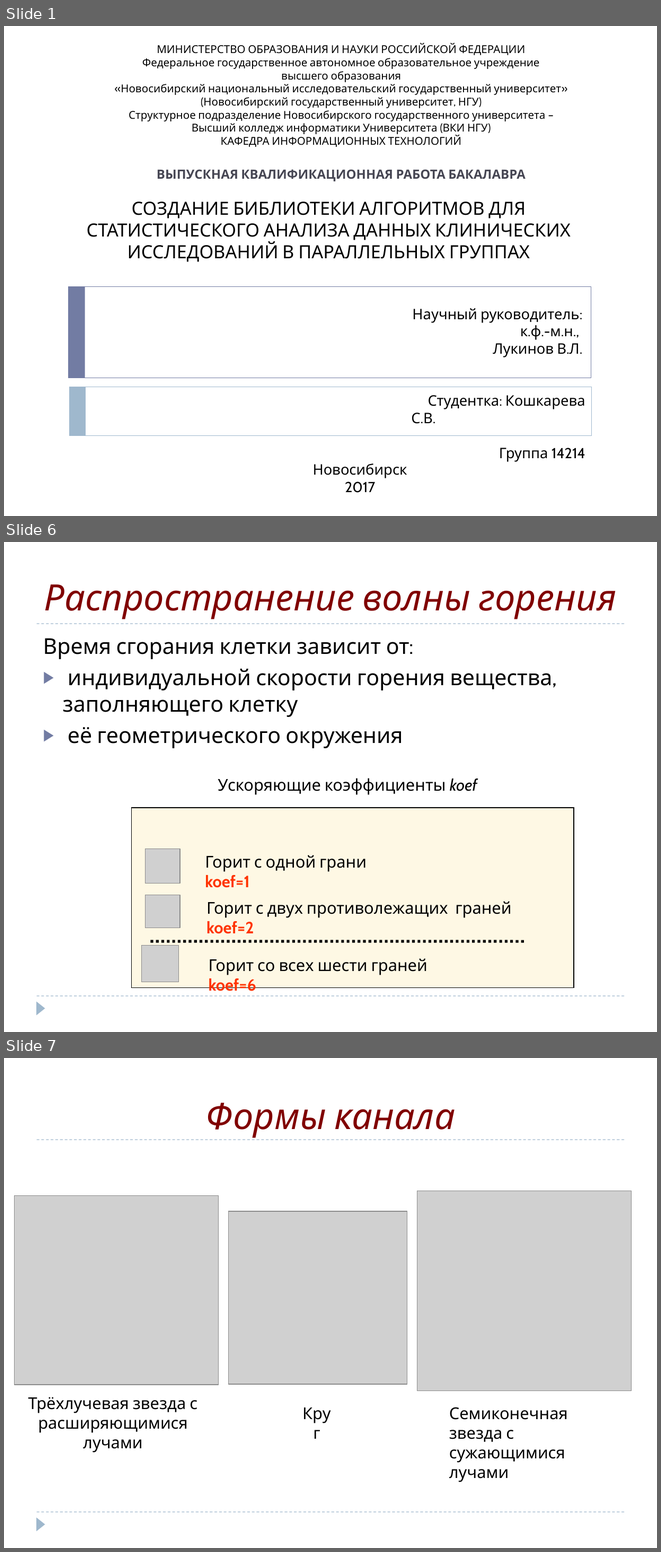
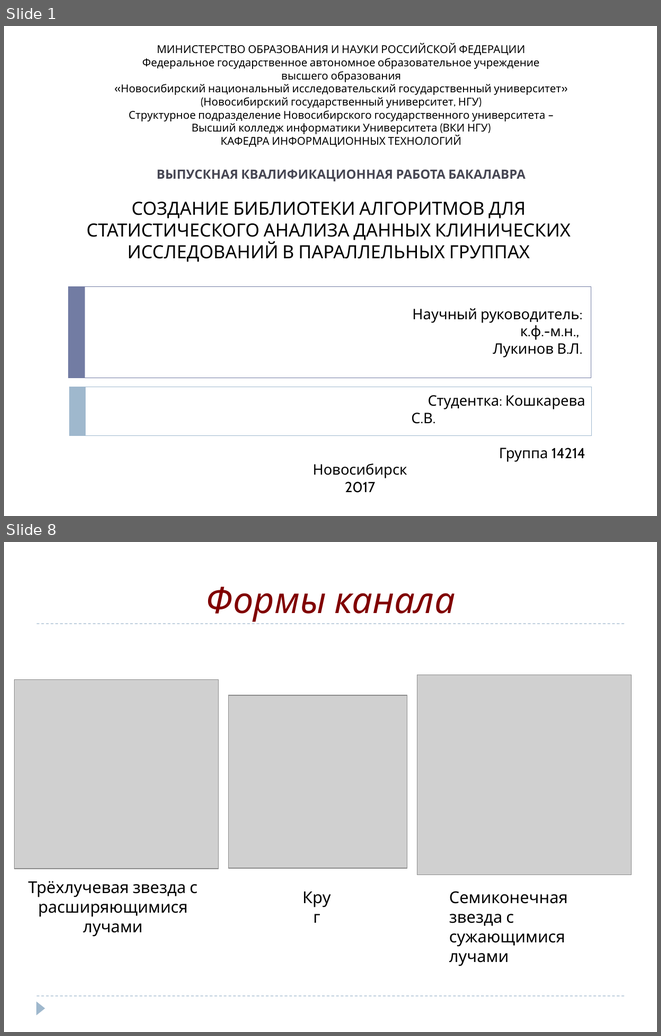
Before and after one commit to SophieKoshkareva/Article, a slide deck: Diploma_Koshkareva.pptx. Shown one above the other, each under a label of ours: slides 1, 6 and 7 before the commit, slides 1 and 8 after it; the slides between them are not shown. The pictures are 661x1552 and 661x1036 pixels, drawn with LibreOffice and Linux fonts; fonts in the diff are those of the drawing; grey boxes stand for pictures. Boxes give left, top, right and bottom in pixels: in the first picture for what was removed or moved away, otherwise in the second. Text is boxed around its words. In the diff, an @@ line names an element or a change of style, - is before the commit and + after.

```diff
--- a/Diploma_Koshkareva.pptx
+++ b/Diploma_Koshkareva.pptx
@@ slide 6 removed at <box>4,542,657,1032</box>, background #FFFFFF; not listed: 3 template elements that a slide beside it also shows @@
@@ title removed at <box>44,584,617,619</box> @@
-Распространение волны горения
@@ text removed at <box>43,638,552,748</box> @@
-Время сгорания клетки зависит от:
-▶ индивидуальной скорости горения вещества, заполняющего клетку
-▶ её геометрического окружения
@@ text removed at <box>218,778,477,795</box> @@
-Ускоряющие коэффициенты koef
@@ rectangle removed at <box>131,808,573,988</box> @@
@@ picture removed at <box>146,848,180,883</box> @@
@@ text removed at <box>205,855,367,888</box> @@
-Горит с одной грани koef=1
@@ picture removed at <box>146,894,180,927</box> @@
@@ text removed at <box>206,901,511,934</box> @@
-Горит с двух противолежащих граней koef=2
@@ picture removed at <box>142,945,179,981</box> @@
@@ line removed from (150, 941) to (526, 941) @@
@@ text removed at <box>209,958,427,991</box> @@
-Горит со всех шести граней koef=6
@@ what was slide 7 is now slide 8 @@
```
Also in this commit, not shown: 3 slides changed, 4 slides added, 2 other slides removed, 1 other file.
